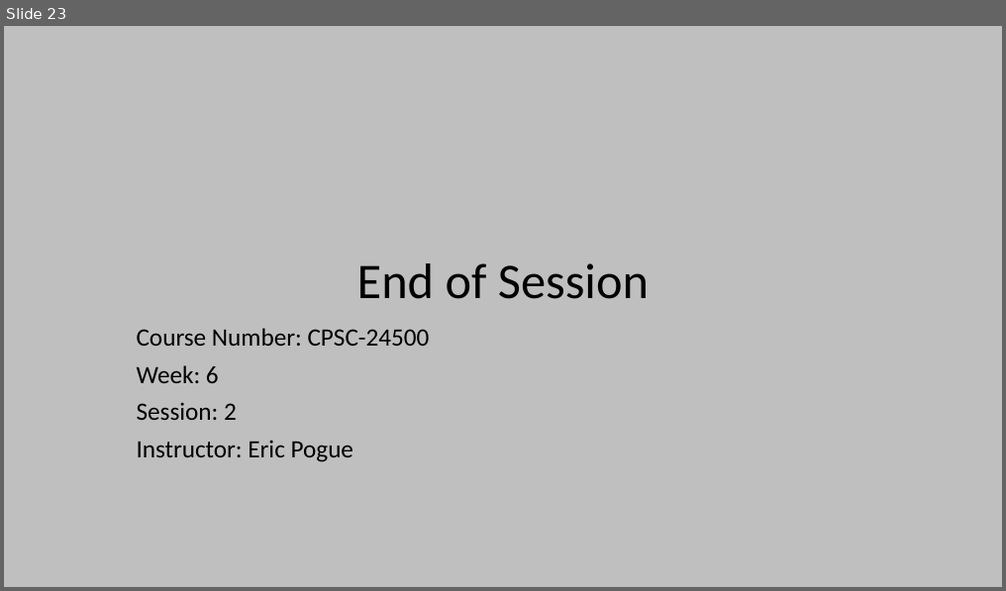
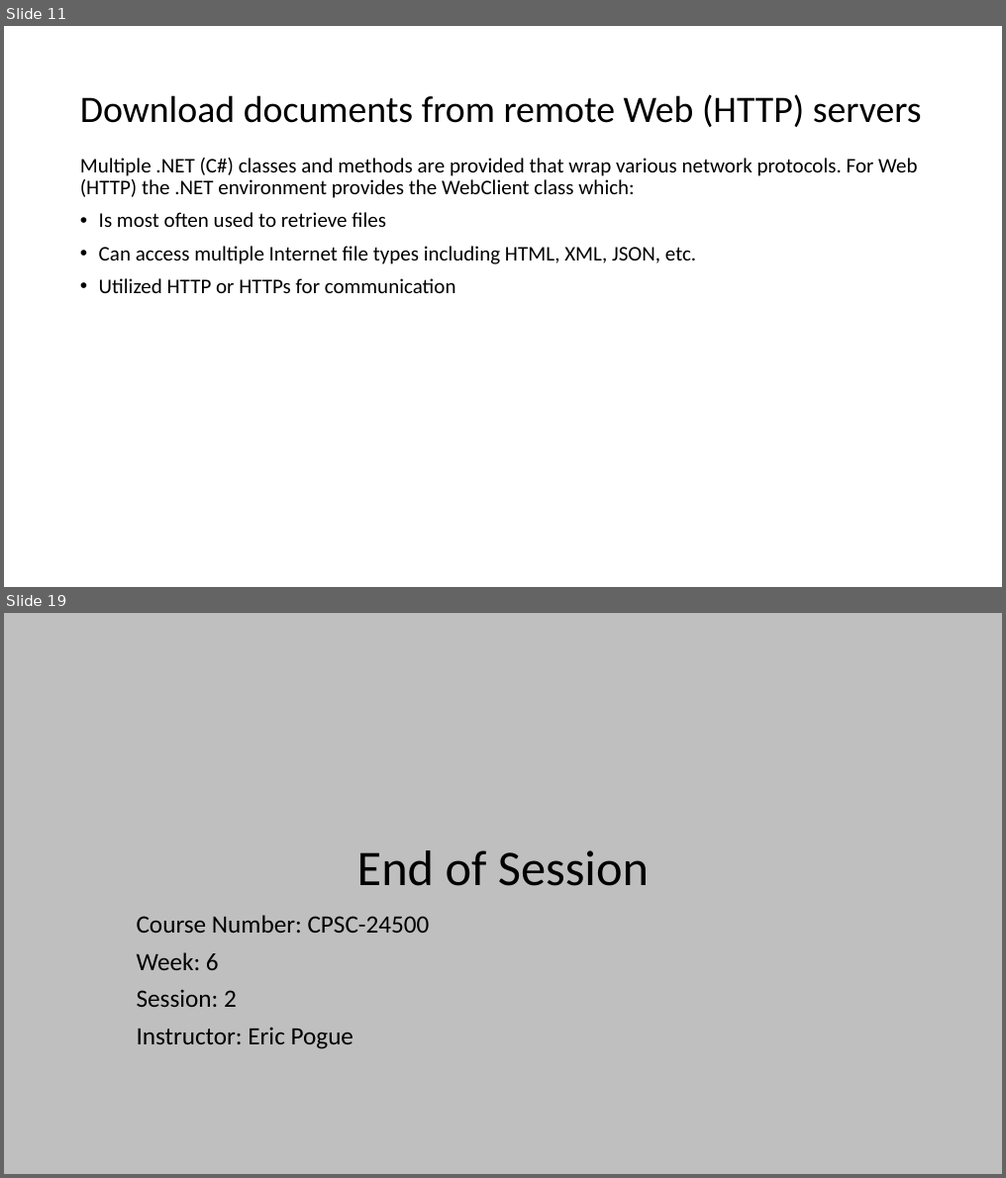
Before and after one commit to EricJPogue/www-epogue-info, a slide deck: CPSC-24500/Week07/2017SpringW07Slides.pptx. Shown one above the other, each under a label of ours: slide 23 before the commit, slides 11 and 19 after it; the slides between them are not shown. The pictures are 1006x591 and 1006x1178 pixels, drawn with LibreOffice and Linux fonts; fonts in the diff are those of the drawing. Boxes give left, top, right and bottom in pixels: in the first picture for what was removed or moved away, otherwise in the second. Text is boxed around its words. In the diff, an @@ line names an element or a change of style, - is before the commit and + after.

```diff
--- a/CPSC-24500/Week07/2017SpringW07Slides.pptx
+++ b/CPSC-24500/Week07/2017SpringW07Slides.pptx
@@ slide 11 added at [4,26,1002,587], background #FFFFFF @@
@@ title added at [80,94,922,127], 36 pt, text #000000 @@
+Download documents from remote Web (HTTP) servers
@@ text added at [80,158,917,293], 20 pt, text #000000 @@
+Multiple .NET (C#) classes and methods are provided that wrap various network protocols. For Web (HTTP) the .NET environment provides the WebClient class which:
+• Is most often used to retrieve files
+• Can access multiple Internet file types including HTML, XML, JSON, etc.
+• Utilized HTTP or HTTPs for communication
@@ what was slide 23 is now slide 19 @@
```
Also in this commit, not shown: 6 slides changed, 11 other slides added, 20 slides removed, 6 other files.
